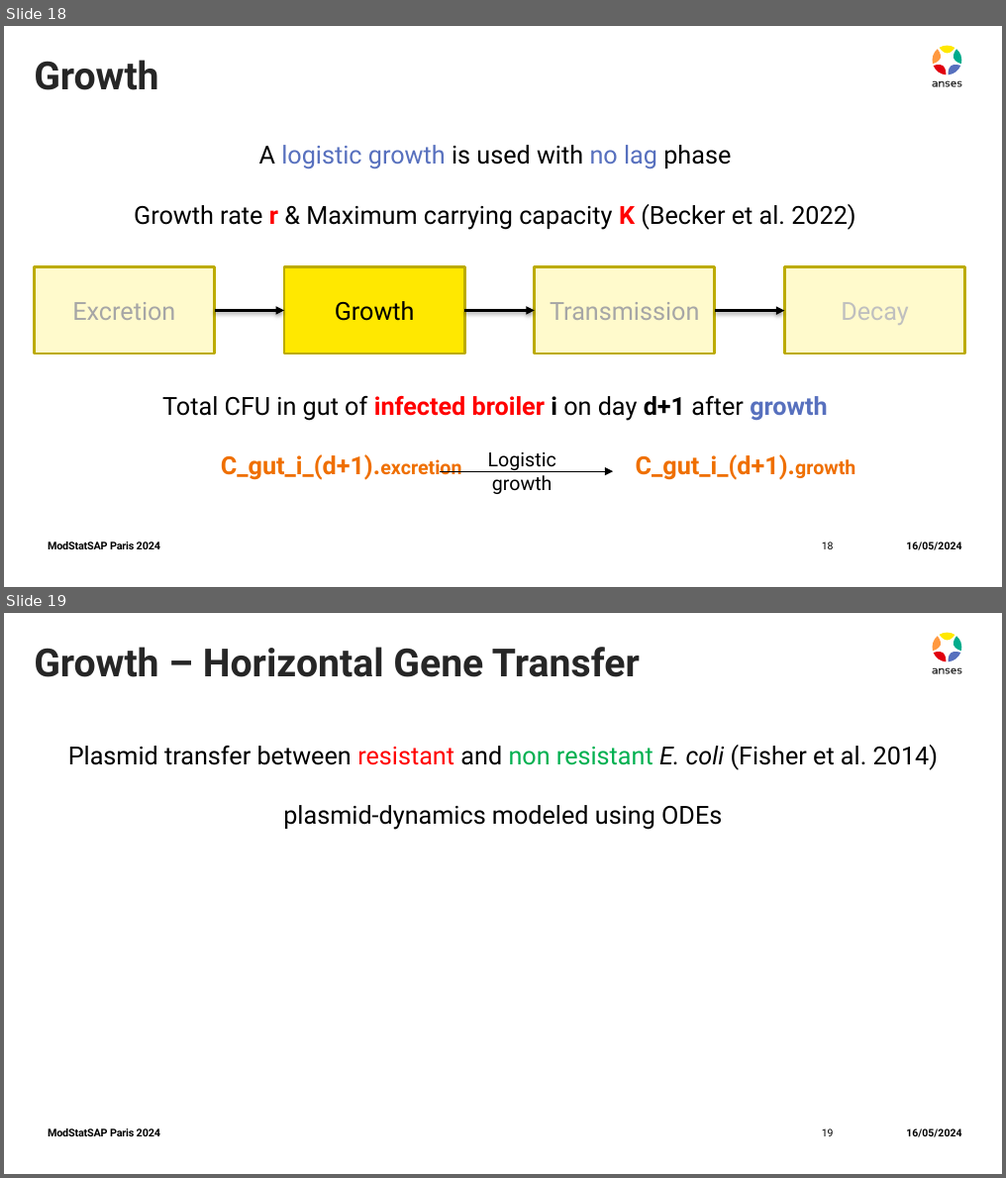
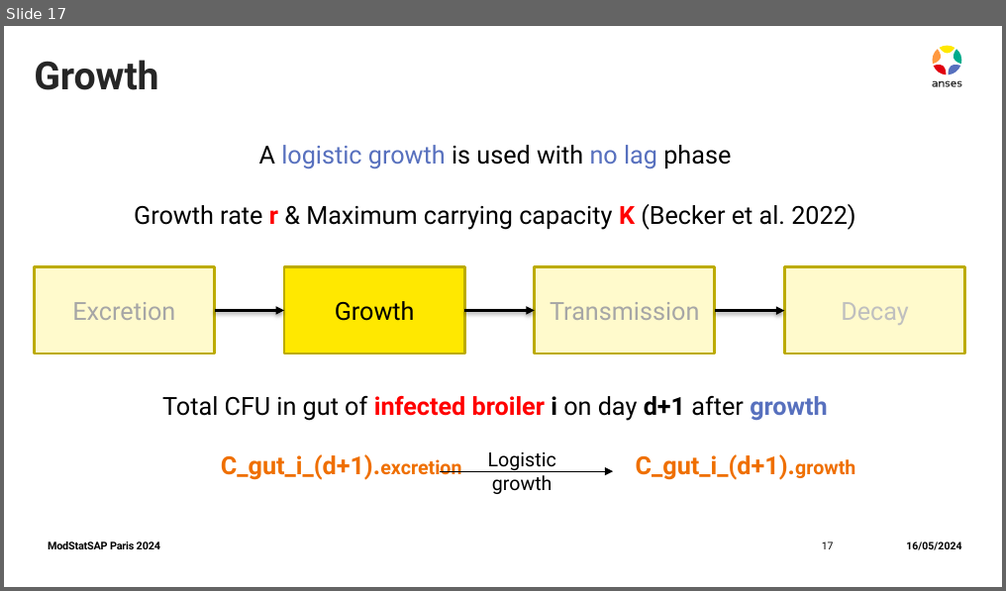
Before and after one commit to ENVIRE-JPIAMR/farm-module, a slide deck: docs/ModStatSAP_sbasak.pptx. Shown one above the other, each under a label of ours: slides 18 and 19 before the commit, slide 17 after it. The pictures are 1006x1178 and 1006x591 pixels, drawn with LibreOffice and Linux fonts; fonts in the diff are those of the drawing. Boxes give left, top, right and bottom in pixels: in the first picture for what was removed or moved away, otherwise in the second. Text is boxed around its words. In the diff, an @@ line names an element or a change of style, - is before the commit and + after.

```diff
--- a/docs/ModStatSAP_sbasak.pptx
+++ b/docs/ModStatSAP_sbasak.pptx
@@ slide 19 removed at (4, 613, 1002, 1174), background #FFFFFF; not listed: 10 template elements that a slide beside it also shows @@
@@ title removed at (34, 647, 640, 677) @@
-Growth – Horizontal Gene Transfer
@@ text removed at (68, 745, 938, 830) @@
-Plasmid transfer between resistant and non resistant E. coli (Fisher et al. 2014)
-plasmid-dynamics modeled using ODEs
@@ text removed at (48, 1129, 160, 1137) @@
-ModStatSAP Paris 2024
@@ page number removed at (822, 1129, 834, 1137) @@
-19
@@ text removed at (906, 1129, 961, 1138) @@
-16/05/2024
@@ what was slide 18 is now slide 17 @@
@@ page number at (822, 542, 834, 550): text changed @@
-18
+17
```
Also in this commit, not shown: 3 slides changed, 1 other slide removed.
